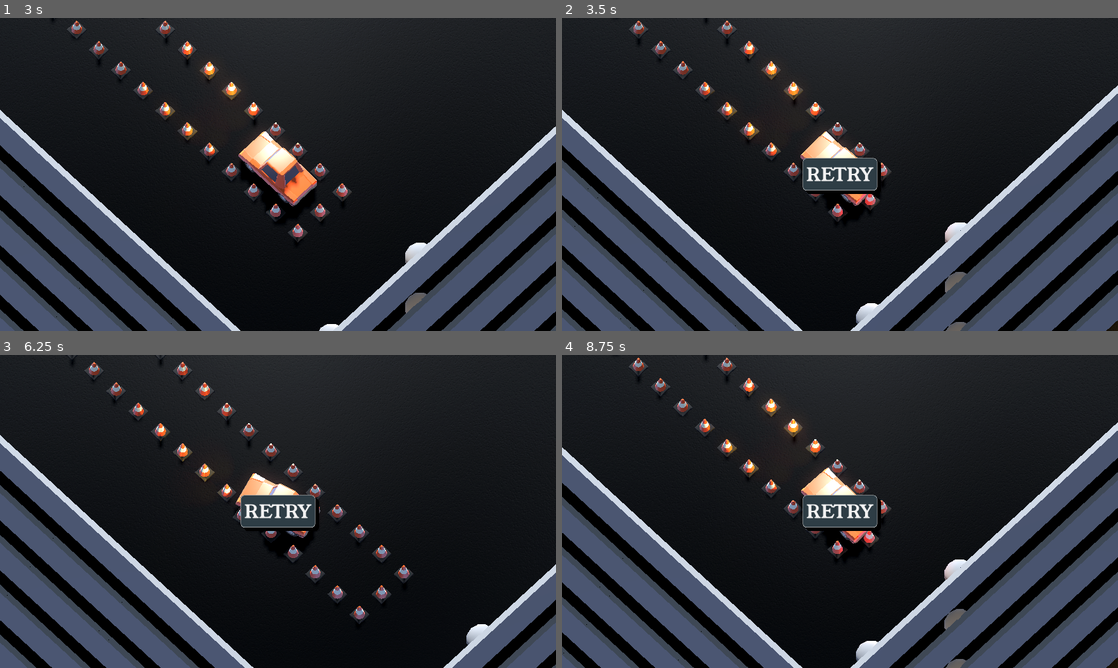
Above: before the commit, frames 1-4 (two rows, left to right).
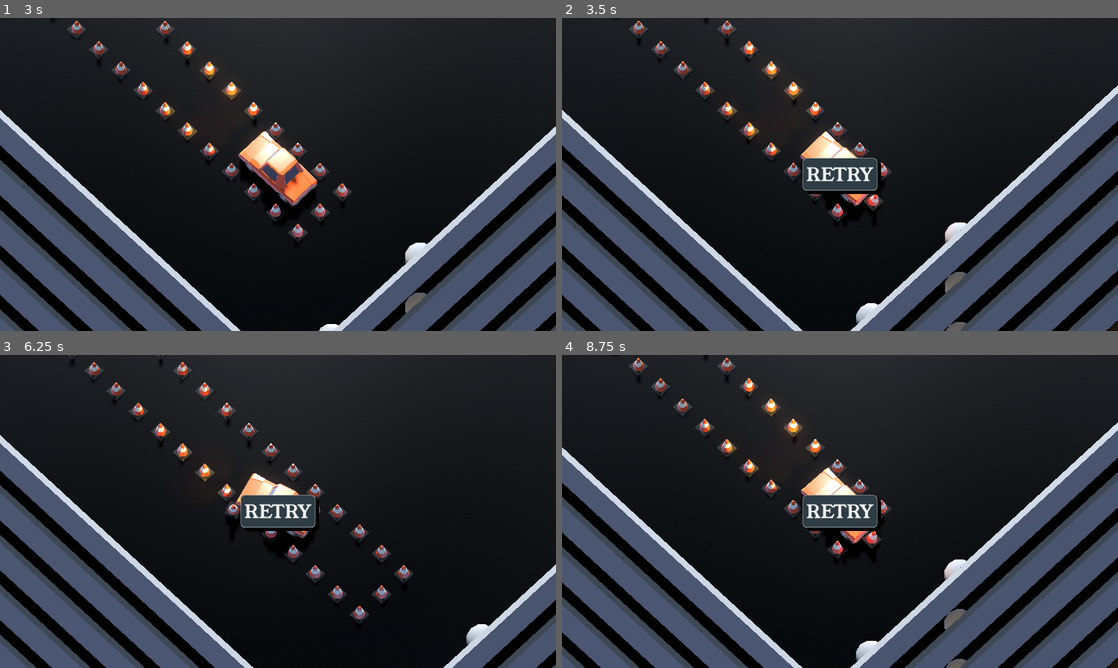
Above: after the commit, the same moments.

Repository: TomMurray/ValetV2
Game: Godot game, scene res://scenes/ui/main_menu.tscn
The game is run twice, just before and just after one commit, with the same random seed, the same clock (stepped at 60 frames per second) and the same inputs.
Inputs:
- Up to frame 1 (3 s): click "PLAY" at 0.5 s; click "1" at 1.25 s; tap Enter at 2 s; hold Right (steer_right) 2.03-2.78 s; tap R (restart) at 2.75 s; hold Down (brake_reverse) from 2.78 s (still down)
- Up to frame 2 (3.5 s): keep holding Down (brake_reverse)
- Up to frame 3 (6.25 s): release Down (brake_reverse) at 3.5 s; click "RETRY" at 3.5 s; tap R (restart) at 4.25, 5 s; hold Right (steer_right) 4.28-5.03 s; hold Up (accelerate) 5.03-5.78 s; hold Left (steer_left) from 5.78 s (still down)
- Up to frame 4 (8.75 s): release Left (steer_left) at 6.5 s; click "RETRY" at 6.5 s; tap R (restart) at 7.25, 8 s; hold Left (steer_left) 7.28-8.03 s; hold Down (brake_reverse) from 8.03 s (still down)

Frame 1 is identical in both runs. In frame 2, 0.1% of the frame differs, in the area x 53-58%, y 56-62%; in frame 3, 0.1%, in the area x 40-44%, y 46-59%; in frame 4, 0.1%.

Commit message:
Jazz up the collisions with traffic cones

Diff:
--- a/scenes/props/traffic_cone.tscn
+++ b/scenes/props/traffic_cone.tscn
@@ -111,7 +111,9 @@
 [node name="traffic_cone" type="RigidBody3D"]
 collision_layer = 4
 collision_mask = 7
+mass = 5.0
 script = ExtResource("1_g3svk")
+impulse_mass_factor = 1.5
 
 [node name="ObstacleComponent" type="Node3D" parent="."]
 unique_name_in_owner = true
@@ -125,3 +127,5 @@
 [node name="CollisionShape3D" type="CollisionShape3D" parent="."]
 transform = Transform3D(0.29915, 0, 0, 0, 0.29915, 0, 0, 0, 0.29915, 0, 0, 0)
 shape = SubResource("ConvexPolygonShape3D_5w024")
+
+[connection signal="was_hit" from="ObstacleComponent" to="." method="_on_obstacle_component_was_hit"]
--- a/scripts/hit.gd
+++ b/scripts/hit.gd
@@ -2,10 +2,12 @@
 class_name Hit
 
 var hitter : Node3D = null
+var pos : Vector3 = Vector3.ZERO
 var normal : Vector3 = Vector3.ZERO
 var depth : float = 0.0
 
-func _init(_hitter : Node3D, _normal : Vector3, _depth : float):
-	hitter = _hitter
-	normal = _normal
-	depth = _depth
+func _init(hitter_ : Node3D, pos_ : Vector3, normal_ : Vector3, depth_ : float):
+	hitter = hitter_
+	pos = pos_
+	normal = normal_
+	depth = depth_
--- a/scripts/picocar.gd
+++ b/scripts/picocar.gd
@@ -266,7 +266,7 @@
 			# Check if the node we're colliding with has an ObstacleComponent and notify it if so
 			var oc := Utils.get_child_of_type(c, ObstacleComponent) as ObstacleComponent
 			if oc:
-				oc.hit(Hit.new(self, result.get_normal(0), result.get_depth()))
+				oc.hit(Hit.new(self, result.get_position(0), result.get_normal(0), result.get_depth()))
 
 			prev_pos = position
 			result = move_and_collide(motion, test_only, margin, recovery_as_collision, 6)
--- a/scripts/props/traffic_cone.gd
+++ b/scripts/props/traffic_cone.gd
@@ -1,5 +1,7 @@
 @tool
 extends RigidBody3D
+
+@export var impulse_mass_factor : float = 1.0
 
 @onready var obstacle_component := %ObstacleComponent as ObstacleComponent
 @export var level_logic : LevelLogic:
@@ -19,3 +21,14 @@
 func _ready():
 	obstacle_component.level_logic = level_logic
 	update_configuration_warnings()
+
+
+func _on_obstacle_component_was_hit(hit : Hit):
+	# Apply an exaggerated impulse to the cone on collision.
+	# Rather than the hit normal we'll use the direction from the hitter (the car)
+	# to the collision point as a direction, then discard the vertical component and
+	# point it upwards by a constant angle.
+	var outward_dir = hit.pos - hit.hitter.global_position
+	var impulse_dir_xz = Vector3(outward_dir.x, 0, outward_dir.z).normalized()
+	var impulse_dir = impulse_dir_xz.rotated(impulse_dir_xz.cross(Vector3.UP).normalized(), deg_to_rad(60))
+	apply_impulse(impulse_dir * mass * impulse_mass_factor, hit.pos - global_position)
